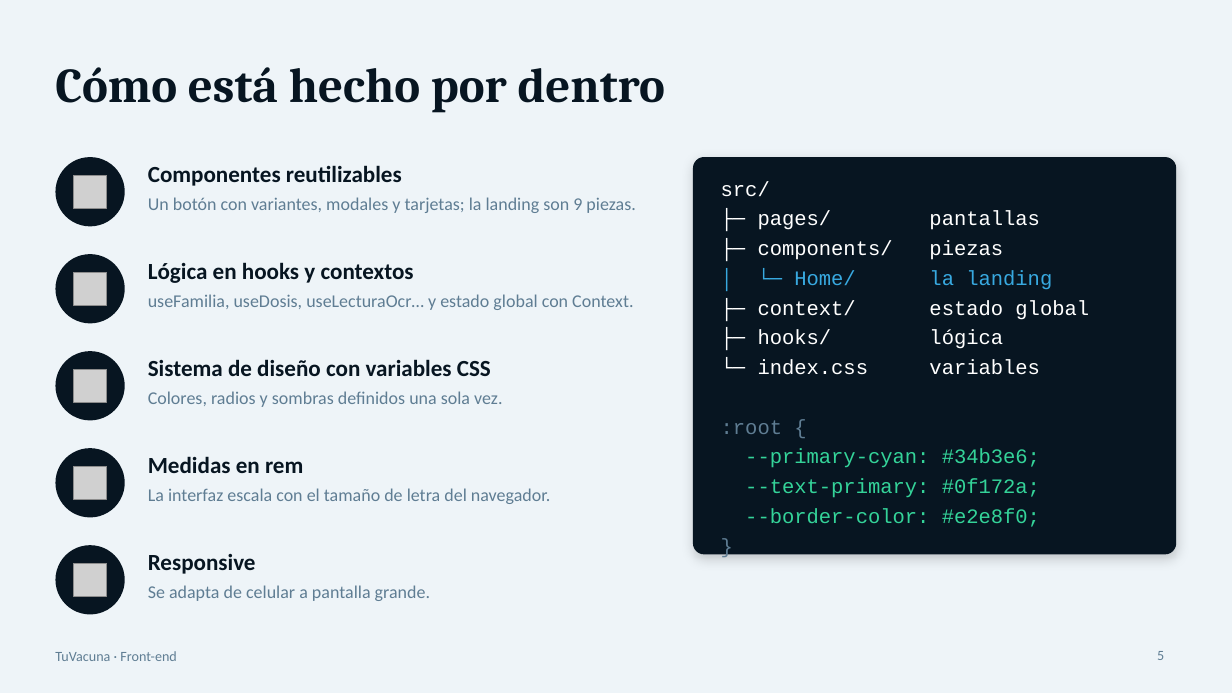
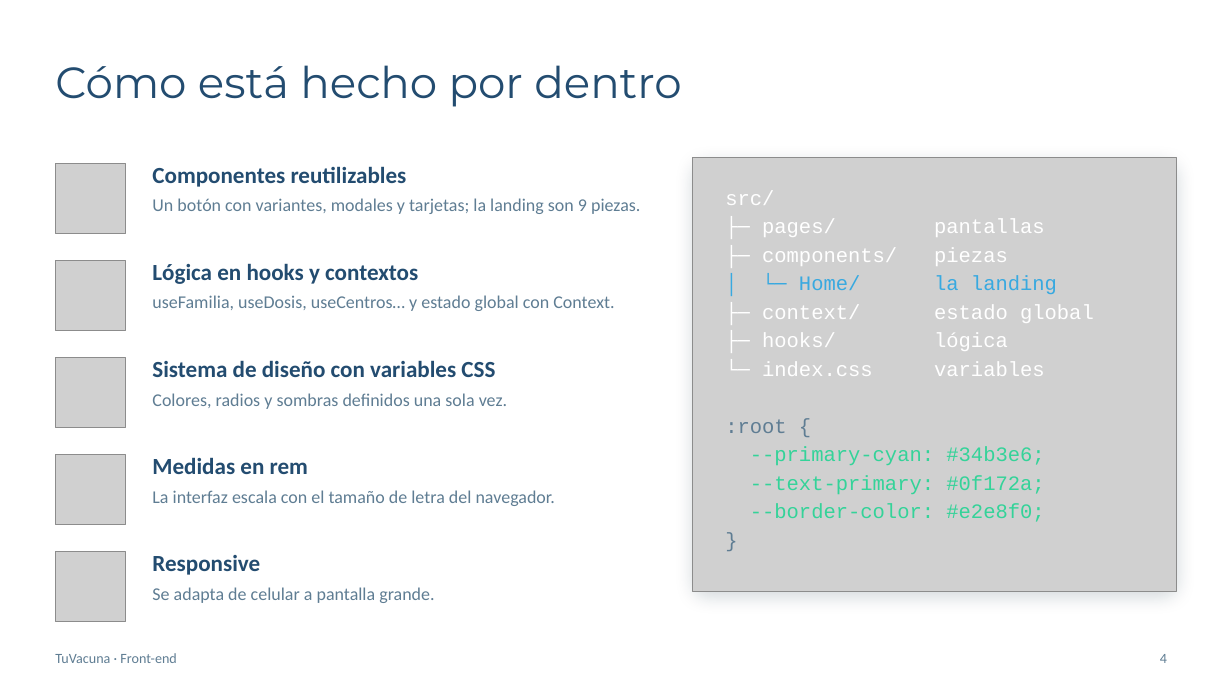
Before and after one commit to lunaezer/tuvacuna, a slide deck: slide 4 of tu vacuna/Presentacion-TuVacuna-Front.pptx (slide 5 before the commit). Drawn at 1232x693 pixels with LibreOffice and Linux fonts; fonts in the diff are those of the drawing; grey boxes stand for pictures; background and template pictures are left out. Boxes give left, top, right and bottom in pixels: in the first picture for what was removed or moved away, otherwise in the second. Text is boxed around its words. In the diff, an @@ line names an element or a change of style, - is before the commit and + after.

```diff
--- a/tu vacuna/Presentacion-TuVacuna-Front.pptx
+++ b/tu vacuna/Presentacion-TuVacuna-Front.pptx
@@ rectangle removed at (x1=0, y1=0, x2=1232, y2=693) @@
@@ title "Cómo está hecho por dentro" at (x1=55, y1=65, x2=681, y2=107): size 38 to 34 pt, font Cambria to Montserrat, text colour #071521 to #234C70, bold off @@
@@ ellipse removed at (x1=55, y1=157, x2=125, y2=226) @@
@@ picture added at (x1=55, y1=164, x2=126, y2=234) @@
@@ picture removed at (x1=74, y1=176, x2=107, y2=209) @@
@@ rounded rectangle resized from (x1=693, y1=157, x2=1177, y2=555) to (x1=693, y1=157, x2=1177, y2=592) @@
@@ rounded rectangle at (x1=693, y1=157, x2=1177, y2=592): shadow changed; proportions changed @@
@@ picture added at (x1=693, y1=157, x2=1177, y2=592) @@
@@ text "src/" moved from (x1=721, y1=181, x2=1089, y2=527) to (x1=725, y1=191, x2=1094, y2=522) @@
@@ text "src/" at (x1=725, y1=191, x2=1094, y2=522): less space between paragraphs @@
@@ ellipse removed at (x1=55, y1=254, x2=125, y2=323) @@
@@ picture added at (x1=55, y1=261, x2=126, y2=331) @@
@@ picture removed at (x1=74, y1=272, x2=107, y2=305) @@
@@ text at (x1=152, y1=295, x2=614, y2=311): text changed @@
-useFamilia, useDosis, useLecturaOcr… y estado global con Context.
+useFamilia, useDosis, useCentros… y estado global con Context.
@@ ellipse removed at (x1=55, y1=351, x2=125, y2=421) @@
@@ picture added at (x1=55, y1=358, x2=126, y2=428) @@
@@ picture removed at (x1=74, y1=370, x2=107, y2=403) @@
@@ 4 texts moved together from (x1=148, y1=197, x2=635, y2=601) to (x1=152, y1=198, x2=640, y2=603) @@
@@ ellipse removed at (x1=55, y1=448, x2=125, y2=518) @@
@@ text colour #071521 to #234C70 in 5 elements at (x1=152, y1=166, x2=407, y2=187), (x1=152, y1=555, x2=260, y2=575), (x1=152, y1=263, x2=418, y2=284), (x1=152, y1=360, x2=495, y2=377), (x1=152, y1=457, x2=308, y2=474) @@
@@ picture added at (x1=55, y1=455, x2=126, y2=525) @@
@@ picture removed at (x1=74, y1=466, x2=107, y2=499) @@
@@ ellipse removed at (x1=55, y1=545, x2=125, y2=615) @@
@@ picture added at (x1=55, y1=552, x2=126, y2=622) @@
@@ picture removed at (x1=74, y1=563, x2=107, y2=596) @@
@@ page number removed at (x1=1157, y1=651, x2=1164, y2=660) @@
-5
@@ page number added at (x1=1160, y1=654, x2=1167, y2=663), 11 pt, text #5F7D93 @@
+4
```
Also in this commit, not shown: 4 other slides changed, 5 slides added, 1 slide removed, 1 other file.
